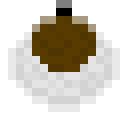
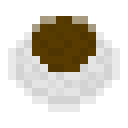
Two versions of the same layered image (128x128). Layer-by-layer changes:
painted on "player_sample.png" over [56, 0, 72, 16]
